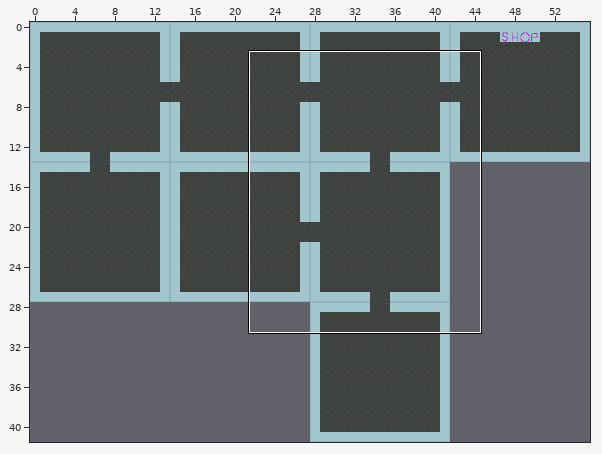
Two states of a Tiled map, core/assets/maps/dungeon1.tmx. Above: a wide view before the commit, with the close-up outlined.
Close-up. Before the edit:
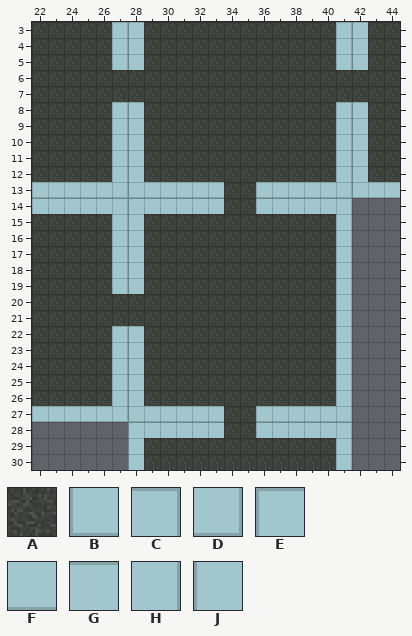
Cells are 16x16 px. Shown: x 22..44, y 3..30. The commit also changed other parts of the map, which this record leaves out.
Key: from "tileset": A 1, B 10, C 10 turned 180, D 10 turned 270, E 10 turned 90, F 11, G 11 turned 180, H 11 turned 270, J 11 turned 90.
_ is an empty cell.
Layer "Tile Layer 1" before, first column x 22:
 3 AAAAAHJAAAAAAAAAAAAHJAA
 4 AAAAAHJAAAAAAAAAAAAHJAA
 5 AAAAAHJAAAAAAAAAAAAHJAA
 6 AAAAAAAAAAAAAAAAAAAAAAA
 7 AAAAAAAAAAAAAAAAAAAAAAA
 8 AAAAAHJAAAAAAAAAAAAHJAA
 9 AAAAAHJAAAAAAAAAAAAHJAA
10 AAAAAHJAAAAAAAAAAAAHJAA
11 AAAAAHJAAAAAAAAAAAAHJAA
12 AAAAAHJAAAAAAAAAAAAHJAA
13 FFFFFDBFFFFFAAFFFFFDBFF
14 GGGGGCEGGGGGAAGGGGGC___
15 AAAAAHJAAAAAAAAAAAAH___
16 AAAAAHJAAAAAAAAAAAAH___
17 AAAAAHJAAAAAAAAAAAAH___
18 AAAAAHJAAAAAAAAAAAAH___
19 AAAAAHJAAAAAAAAAAAAH___
20 AAAAAAAAAAAAAAAAAAAH___
21 AAAAAAAAAAAAAAAAAAAH___
22 AAAAAHJAAAAAAAAAAAAH___
23 AAAAAHJAAAAAAAAAAAAH___
24 AAAAAHJAAAAAAAAAAAAH___
25 AAAAAHJAAAAAAAAAAAAH___
26 AAAAAHJAAAAAAAAAAAAH___
27 FFFFFDBFFFFFAAFFFFFD___
28 ______EGGGGGAAGGGGGC___
29 ______JAAAAAAAAAAAAH___
30 ______JAAAAAAAAAAAAH___
Now the later version:
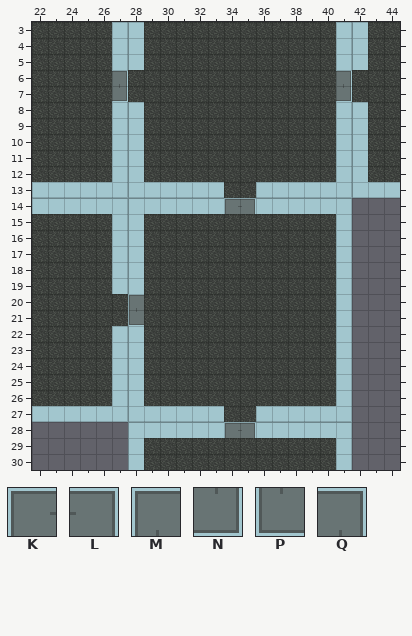
Further tiles: from "tileset": K 17, L 17 flipped left-right, M 17 flipped on the diagonal, N 17 flipped on the other diagonal, P 17 turned 270, Q 17 turned 90.
Diff:
Layer "Tile Layer 1":
The edit turns tile A into tile K in row 14 at x 34; in row 28 at x 34.
The edit turns tile A into tile L in row 14 at x 35; in row 28 at x 35.
The edit turns tile A into tile M in row 20 at x 28.
The edit turns tile A into tile N in row 7 at x 27 and 41.
The edit turns tile A into tile P in row 21 at x 28.
The edit turns tile A into tile Q in row 6 at x 27 and 41.
Pixel boxes of the changes (left, top, right, bottom) in both close-ups:
changed: (112, 70, 128, 102)
changed: (336, 70, 352, 102)
changed: (224, 198, 256, 214)
changed: (128, 294, 144, 326)
changed: (224, 422, 256, 438)
